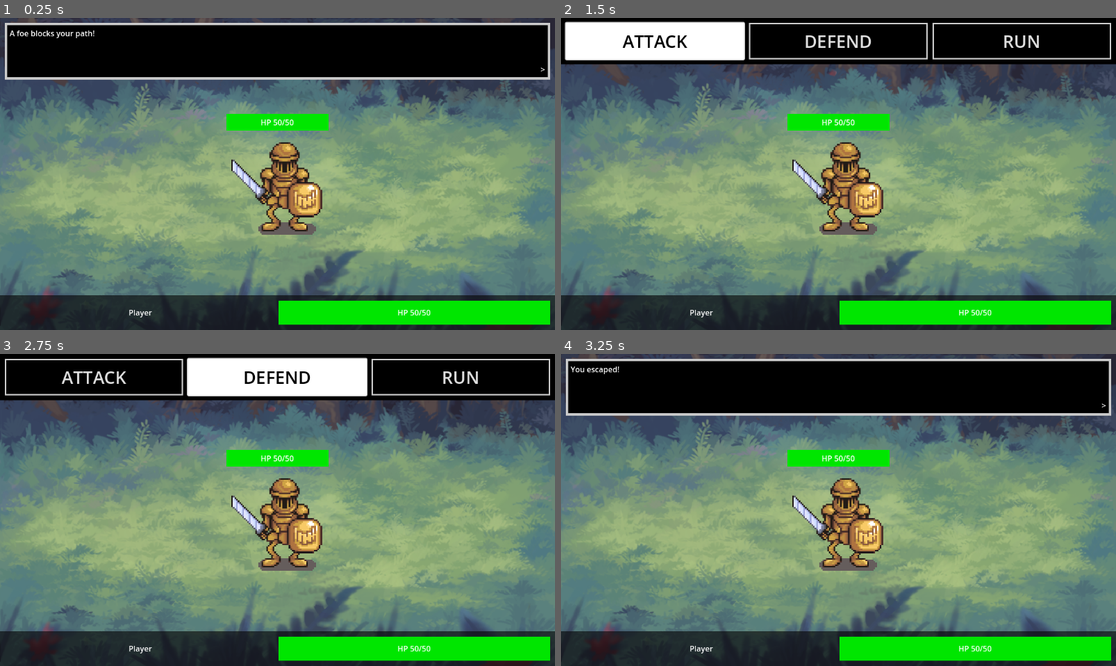
Above: before the commit, frames 1-4 (two rows, left to right).
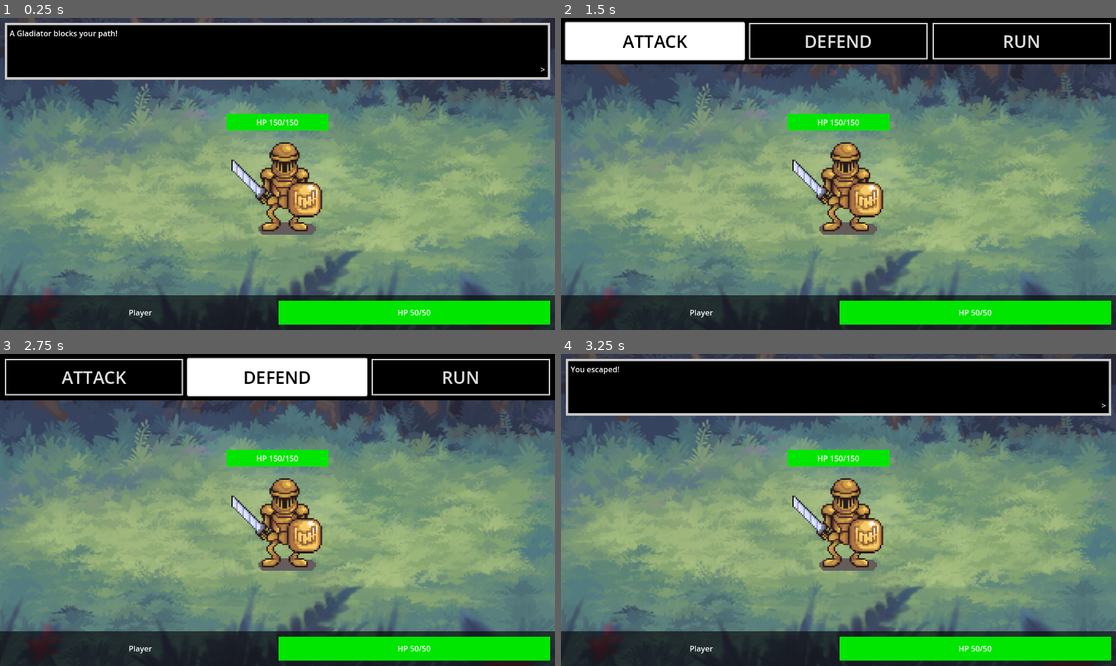
Above: after the commit, the same moments.

Repository: Opuhlos/Topielski-Turn-Based-System
Game: Godot game, scene res://scenes/battle.tscn
Same seed, same stepped clock (60 frames per second), same inputs: the game is played once before the commit and once after it. The project has no main scene, so this scene is started directly.
Inputs (mouse positions are in pixels of both pictures, inside the frame that each line leads up to):
- Up to frame 1 (0.25 s): no input
- Up to frame 2 (1.5 s): tap Enter (ui_accept) at 0.5, 0.77 s; move the mouse to (960, 158) at 0.52 s; click (960, 158) at 0.67 s; click "ATTACK" at 1.25 s
- Up to frame 3 (2.75 s): click "DEFEND" at 2 s
- Up to frame 4 (3.25 s): click "RUN" at 2.75 s

The runs differ from the first frame. In frame 1, 0.3% of the frame differs, in the area x 3-54%, y 4-35%; in frame 2, less than 0.1%; in frame 3, less than 0.1%; in frame 4, less than 0.1%.

Commit message:
enemy setup

Diff:
--- /dev/null
+++ b/topielskis-system/resources/Gladiator.tres
@@ -0,0 +1,11 @@
+[gd_resource type="Resource" load_steps=3 format=3 uid="uid://sb3yex06e4nb"]
+
+[ext_resource type="Script" uid="uid://bqaav0smi0ttm" path="res://scripts/BaseEnemy.gd" id="1_44jta"]
+[ext_resource type="Texture2D" uid="uid://b0t24sgeqoo60" path="res://assets/09.png" id="2_y8pv4"]
+
+[resource]
+script = ExtResource("1_44jta")
+name = "Gladiator"
+texture = ExtResource("2_y8pv4")
+health = 150
+attack = 30
--- a/topielskis-system/scenes/battle.tscn
+++ b/topielskis-system/scenes/battle.tscn
@@ -1,7 +1,8 @@
-[gd_scene load_steps=11 format=3 uid="uid://dmbi722kcf5ra"]
+[gd_scene load_steps=12 format=3 uid="uid://dmbi722kcf5ra"]
 
 [ext_resource type="Script" uid="uid://bjjfpfdr570gj" path="res://scripts/Battle.gd" id="1_p1qf1"]
 [ext_resource type="Texture2D" uid="uid://ni5b0u5b0aju" path="res://assets/battleback1.png" id="1_th188"]
+[ext_resource type="Resource" uid="uid://sb3yex06e4nb" path="res://resources/Gladiator.tres" id="2_a12nh"]
 [ext_resource type="Texture2D" uid="uid://b0t24sgeqoo60" path="res://assets/09.png" id="2_p1qf1"]
 
 [sub_resource type="StyleBoxFlat" id="StyleBoxFlat_th188"]
@@ -43,6 +44,7 @@
 size_flags_horizontal = 0
 size_flags_vertical = 8
 script = ExtResource("1_p1qf1")
+enemy = ExtResource("2_a12nh")
 
 [node name="Background" type="TextureRect" parent="."]
 layout_mode = 0
--- /dev/null
+++ b/topielskis-system/scripts/BaseEnemy.gd
@@ -0,0 +1,8 @@
+extends Resource
+
+class_name BaseEnemy
+
+@export var name: String = "Enemy"
+@export var texture: Texture = null
+@export var health: int = 100
+@export var attack: int  = 20
--- a/topielskis-system/scripts/battle.gd
+++ b/topielskis-system/scripts/battle.gd
@@ -2,9 +2,13 @@
 
 signal textbox_closed
 
+@export var enemy: BaseEnemy
+
 func _ready() -> void:
 	set_health($PlayerPanel/MarginContainer/PlayerData/PlayerHealthBar, 50, 50)
-	set_health($EnemyContainer/EnemyHealthBar, 50, 50)
+
+	set_health($EnemyContainer/EnemyHealthBar, enemy.health, enemy.health)
+	$EnemyContainer/Enemy.texture = enemy.texture
 
 	$ActionsPanel.hide()
 	$Textbox.hide()
@@ -12,7 +16,7 @@
 	# Connect the run button pressed signal to code here that handles its functionality
 	$ActionsPanel/MarginContainer/Actions/RunButton.pressed.connect(_on_pressed_run_button)
 
-	display_text("A foe blocks your path!")
+	display_text("A %s blocks your path!" % [enemy.name])
 	# An alternative way that still functions
 	# await Signal(self, "textbox_closed" )
 	await textbox_closed
Not shown, added: topielskis-system/scripts/BaseEnemy.gd.uid
